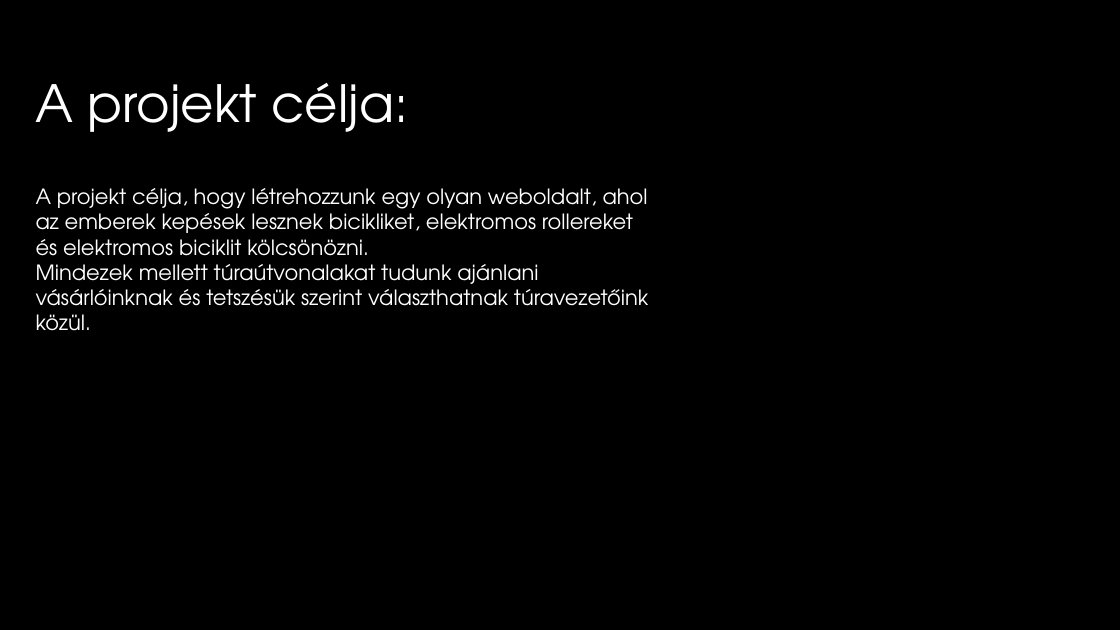
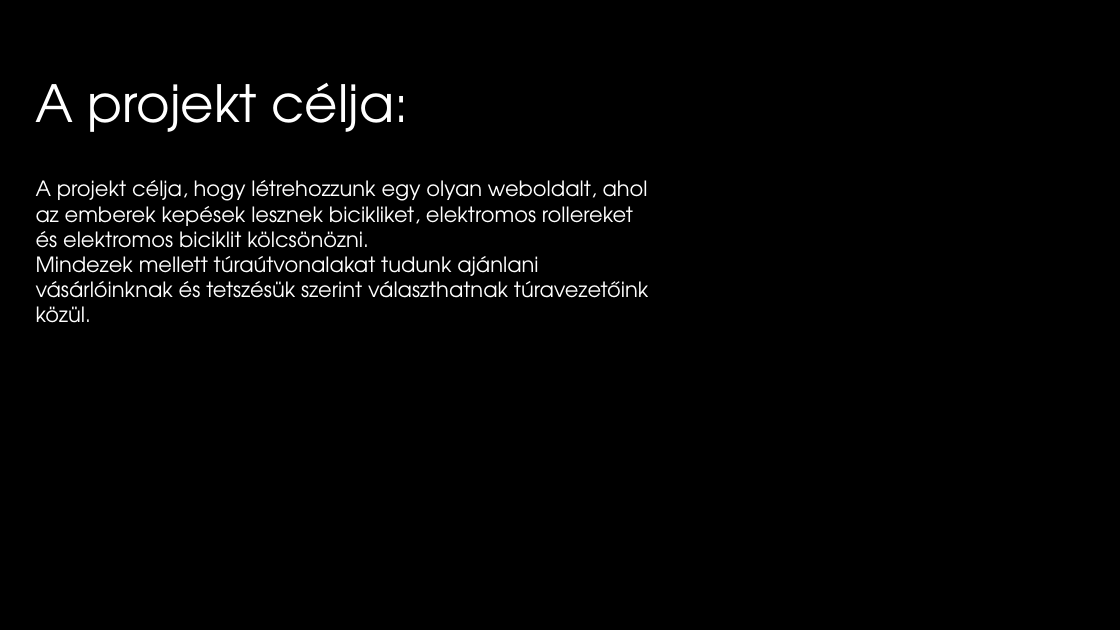
Before and after one commit to fricos/Project, a slide deck: slide 3 of ppt/Kerekegyensúly.pptx. Drawn at 1120x630 pixels with LibreOffice and Linux fonts; fonts in the diff are those of the drawing; background and template pictures are left out. Boxes give left, top, right and bottom in pixels: in the first picture for what was removed or moved away, otherwise in the second. Text is boxed around its words. In the diff, an @@ line names an element or a change of style, - is before the commit and + after.

```diff
--- a/ppt/Kerekegyensúly.pptx
+++ b/ppt/Kerekegyensúly.pptx
@@ text "A projekt célja, hogy létrehozzunk ...": place and size @@
-text "A projekt célja, hogy létrehozzunk ..." at [36, 188, 649, 331]
+text "A projekt célja, hogy létrehozzunk ..." at [36, 180, 649, 323]
```
Also in this commit, not shown: 1 other slide changed, 1 slide added.
